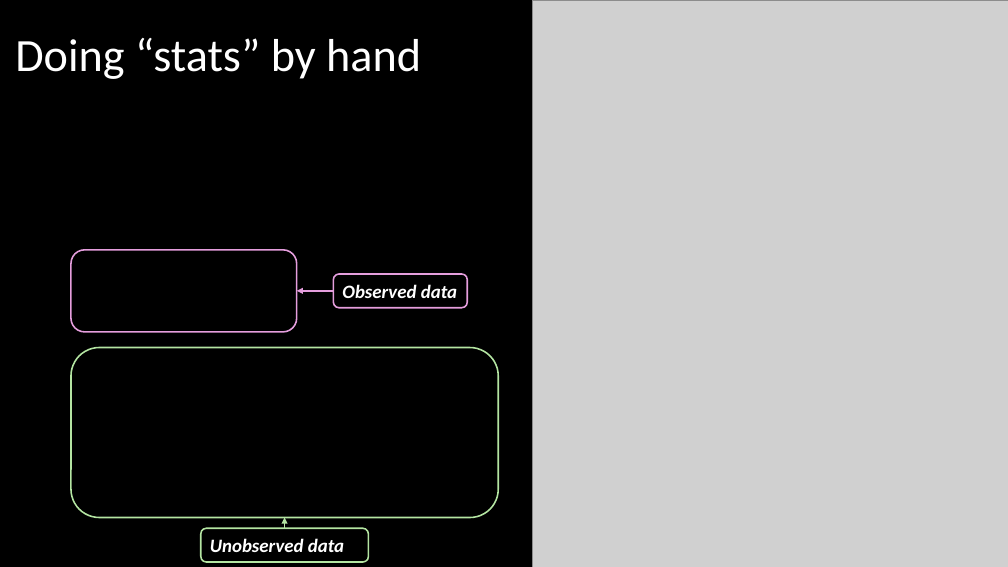
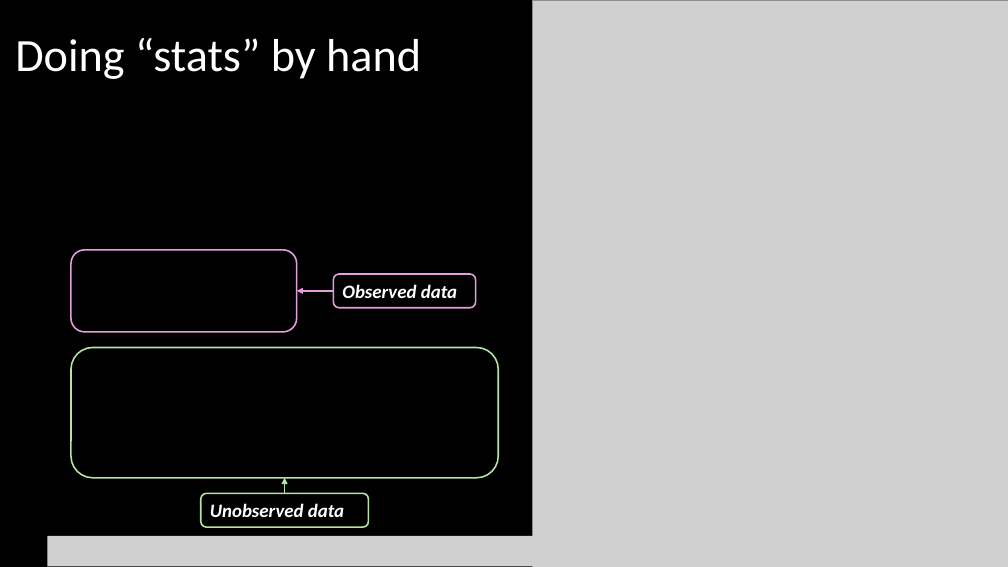
Before and after one commit to DeonRoos/stats-for-biologists, a slide deck: slide 5 of Lecture 2 - lm overview/Slides/Introduction to linear models.pptx. Drawn at 1008x567 pixels with LibreOffice and Linux fonts; fonts in the diff are those of the drawing; grey boxes stand for pictures. Boxes give left, top, right and bottom in pixels: in the first picture for what was removed or moved away, otherwise in the second. Text is boxed around its words. In the diff, an @@ line names an element or a change of style, - is before the commit and + after.

```diff
--- a/Lecture 2 - lm overview/Slides/Introduction to linear models.pptx
+++ b/Lecture 2 - lm overview/Slides/Introduction to linear models.pptx
@@ rounded rectangle "Observed data": place and size @@
-rounded rectangle "Observed data" at (333, 274, 467, 308)
+rounded rectangle "Observed data" at (333, 274, 476, 308)
@@ rounded rectangle: place and size @@
-rounded rectangle at (71, 348, 498, 518)
+rounded rectangle at (71, 348, 498, 478)
@@ arrow moved from (284, 529) - (284, 518) to (284, 494) - (284, 478) @@
@@ rounded rectangle "Unobserved data": place and size @@
-rounded rectangle "Unobserved data" at (201, 529, 369, 563)
+rounded rectangle "Unobserved data" at (201, 494, 369, 528)
@@ picture added at (48, 536, 547, 566) @@
```
Also in this commit, not shown: 6 other slides changed, 2 slides added, 2 slides removed, 17 other files.
